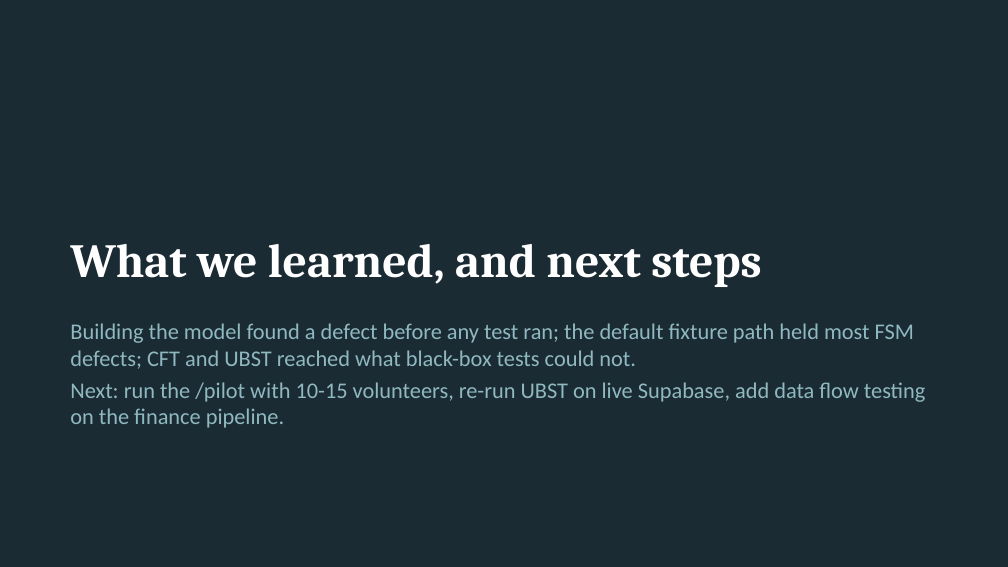
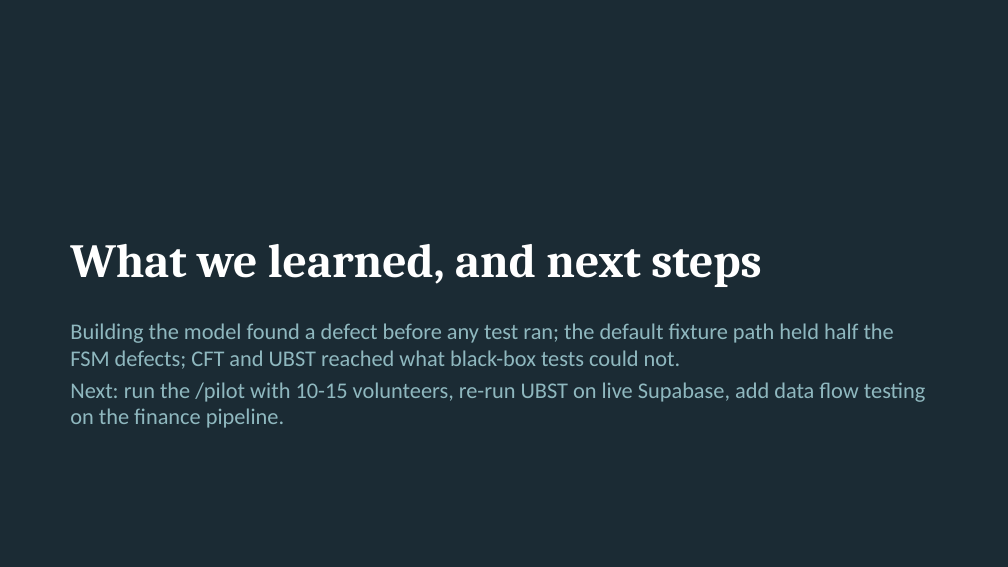
Before and after one commit to JaydenManyrath/Perch, a slide deck: slide 15 of docs/testing/demo/Perch_Testing_Demo.pptx. Drawn at 1008x567 pixels with LibreOffice and Linux fonts; fonts in the diff are those of the drawing. Boxes give left, top, right and bottom in pixels: in the first picture for what was removed or moved away, otherwise in the second. Text is boxed around its words. In the diff, an @@ line names an element or a change of style, - is before the commit and + after.

Commit message:
Add defect table, plain-language concepts and study plan to the demo prep sheet
Also corrects two overstated claims (half of the FSM defects were in the
fixture path; half of all defects were Checking) in the report, analysis
and slide 15.

```diff
--- a/docs/testing/demo/Perch_Testing_Demo.pptx
+++ b/docs/testing/demo/Perch_Testing_Demo.pptx
@@ text at (x1=70, y1=323, x2=894, y2=369): text changed @@
-Building the model found a defect before any test ran; the default fixture path held most FSM defects; CFT and UBST reached what black-box tests could not.
+Building the model found a defect before any test ran; the default fixture path held half the FSM defects; CFT and UBST reached what black-box tests could not.
```
Also in this commit, not shown: 7 other files.
